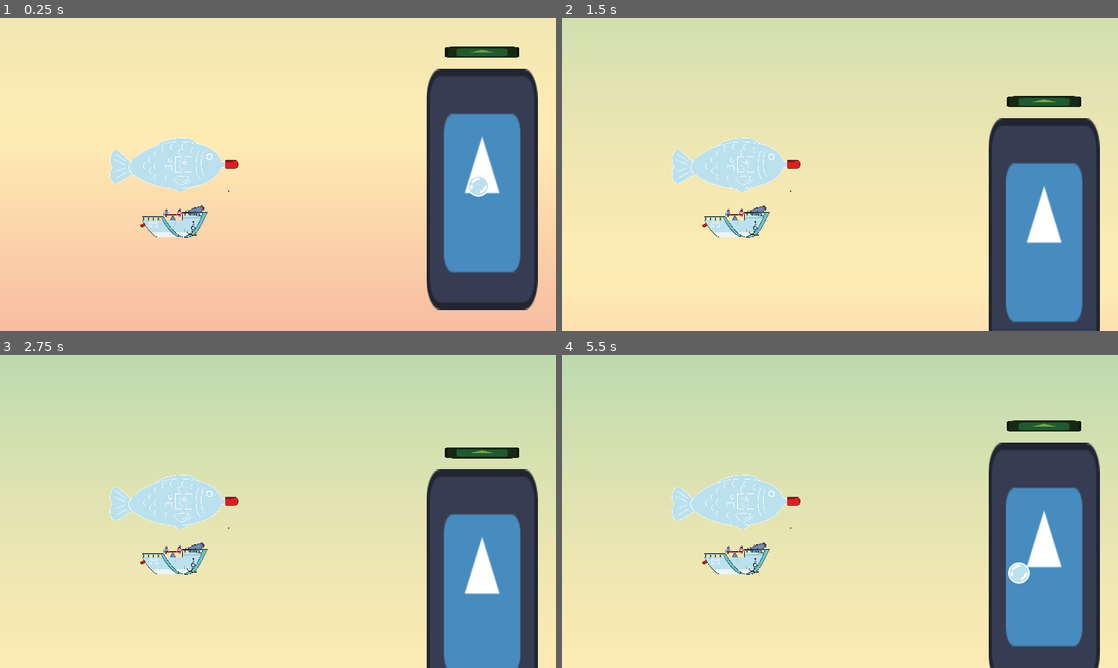
Above: before the commit, frames 1-4 (two rows, left to right).
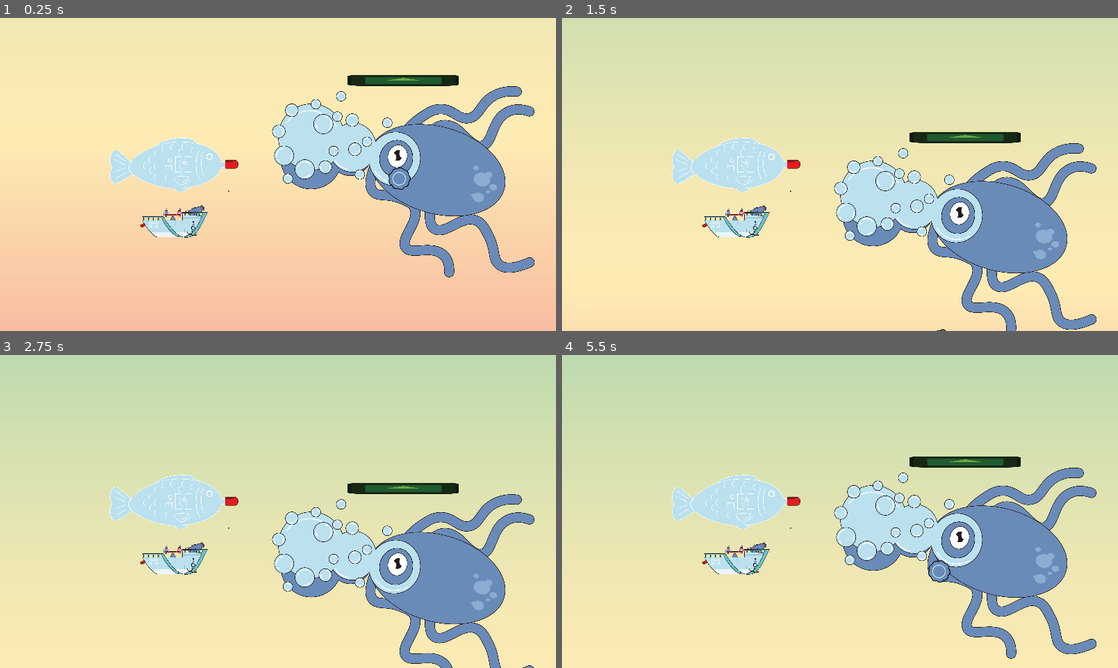
Above: after the commit, the same moments.

Repository: TheJP/GlobalGameJam2025
Game: Godot game, scene res://level/level_test_jp.tscn
Two runs of this game, one before a commit and one after it. Both use one fixed random seed, a clock stepped at 60 frames per second and the inputs below. This scene is started directly instead of the project's main scene. The engine's default icon, where the game draws it, is replaced by a stand-in: a white triangle on a blue panel in a dark square.
Inputs:
- Up to frame 1 (0.25 s): no input
- Up to frame 2 (1.5 s): no input
- Up to frame 3 (2.75 s): no input
- Up to frame 4 (5.5 s): no input

The runs differ from the first frame. In frame 1, 23% of the frame differs, in the area x 48-97%, y 9-94%; in frame 2, 21%; in frame 3, 20%; in frame 4, 22%.

Commit message:
Added sprites for wall and boss

Diff:
--- a/enemies/boss/boss.tscn
+++ b/enemies/boss/boss.tscn
@@ -2,11 +2,8 @@
 
 [ext_resource type="Script" path="res://enemies/boss/boss.gd" id="1_j8ix8"]
 [ext_resource type="Texture2D" uid="uid://2727mq8yw27w" path="res://icon.svg" id="2_1xh3i"]
+[ext_resource type="Texture2D" uid="uid://dky6ffi3qk3to" path="res://enemies/boss/boss.png" id="2_r5n2e"]
 [ext_resource type="Script" path="res://enemies/boss/health.gd" id="3_t4yh4"]
-
-[sub_resource type="CapsuleShape2D" id="CapsuleShape2D_yof4s"]
-radius = 213.0
-height = 842.0
 
 [node name="Boss" type="Node2D"]
 position = Vector2(1784, 538)
@@ -18,20 +15,21 @@
 collision_mask = 16
 
 [node name="Sprite2D" type="Sprite2D" parent="Body"]
-scale = Vector2(3, 6.5)
-texture = ExtResource("2_1xh3i")
+scale = Vector2(0.4, 0.4)
+texture = ExtResource("2_r5n2e")
 
-[node name="CollisionShape2D" type="CollisionShape2D" parent="Body"]
-shape = SubResource("CapsuleShape2D_yof4s")
+[node name="CollisionPolygon2D" type="CollisionPolygon2D" parent="Body"]
+position = Vector2(-1, -1)
+polygon = PackedVector2Array(71, -255, 381, -339, 455, -233, 362, -44, 340, 86, 468, 302, 151, 332, -24, 219, -141, 29, -379, 35, -437, -67, -421, -247, -259, -280, -69, -185)
 
 [node name="HealthParent" type="Node2D" parent="Body"]
-position = Vector2(0, -473)
+position = Vector2(0, -350)
 
 [node name="Health" type="Sprite2D" parent="Body/HealthParent"]
 unique_name_in_owner = true
 modulate = Color(0.435067, 0.65, 0.247, 1)
 z_index = 11
-scale = Vector2(2, 0.3)
+scale = Vector2(3, 0.3)
 texture = ExtResource("2_1xh3i")
 region_enabled = true
 region_rect = Rect2(0, 0, 128, 128)
--- a/enemies/boss/boss_bullet.gd
+++ b/enemies/boss/boss_bullet.gd
@@ -4,6 +4,7 @@
 
 @export var fly_speed := 50.0
 @export var wavyness := 1.0
+@export var rotation_speed := 10.0
 var direction := Vector2.LEFT
 
 
@@ -22,6 +23,7 @@
 	position += direction * ((fly_speed + _random_speed) * delta)
 	var perpendicular := Vector2(direction.y, -direction.x)
 	position += perpendicular * (sin((Time.get_ticks_msec() - _spawn_time) / 1000.0) * wavyness)
+	$Sprite2D.rotate(rotation_speed * delta)
 
 
 func _on_area_entered(area: Area2D) -> void:
--- a/enemies/boss/boss_bullet.tscn
+++ b/enemies/boss/boss_bullet.tscn
@@ -12,6 +12,7 @@
 script = ExtResource("1_3xl2x")
 
 [node name="Sprite2D" type="Sprite2D" parent="."]
+scale = Vector2(0.7, 0.7)
 texture = ExtResource("1_kenfx")
 
 [node name="CollisionShape2D" type="CollisionShape2D" parent="."]
--- a/level/level.tscn
+++ b/level/level.tscn
@@ -5,7 +5,7 @@
 [ext_resource type="Script" path="res://level/bullet_spawner.gd" id="2_e8j4d"]
 [ext_resource type="PackedScene" uid="uid://d2ihot7rs53q7" path="res://background/background.tscn" id="4_disay"]
 
-[node name="Level" type="Node2D"]
+[node name="Level2" type="Node2D"]
 
 [node name="Background" parent="." instance=ExtResource("4_disay")]
 
--- a/level/level_test_jp.tscn
+++ b/level/level_test_jp.tscn
@@ -13,7 +13,9 @@
 
 [node name="Dropper" parent="Enemies" instance=ExtResource("2_ppind")]
 
-[node name="Boat" parent="." instance=ExtResource("1_mgfuu")]
+[node name="Boat" parent="." node_paths=PackedStringArray("level_node") instance=ExtResource("1_mgfuu")]
 position = Vector2(720, 773)
+level_node = NodePath("..")
 
 [node name="Boss" parent="." instance=ExtResource("4_qjsig")]
+position = Vector2(1512, 512)
Binary file added: enemies/boss/boss.png
Not shown, added: enemies/boss/boss.png.import
Binary file changed: enemies/boss/boss_bullet.png
Binary file added: enemies/wall/wall.png
Not shown, added: enemies/wall/wall.png.import
Not shown: 1 places in level/level_test_jp.tscn that only renumber resources
